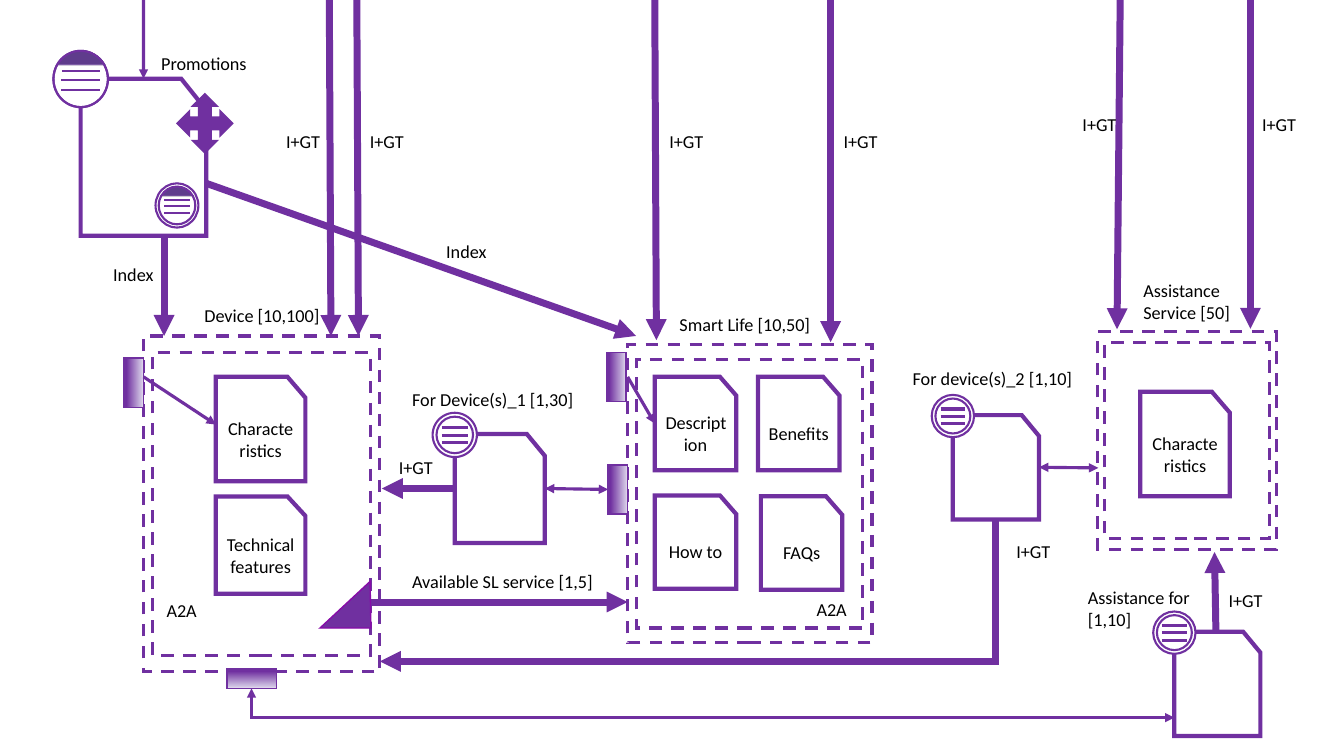
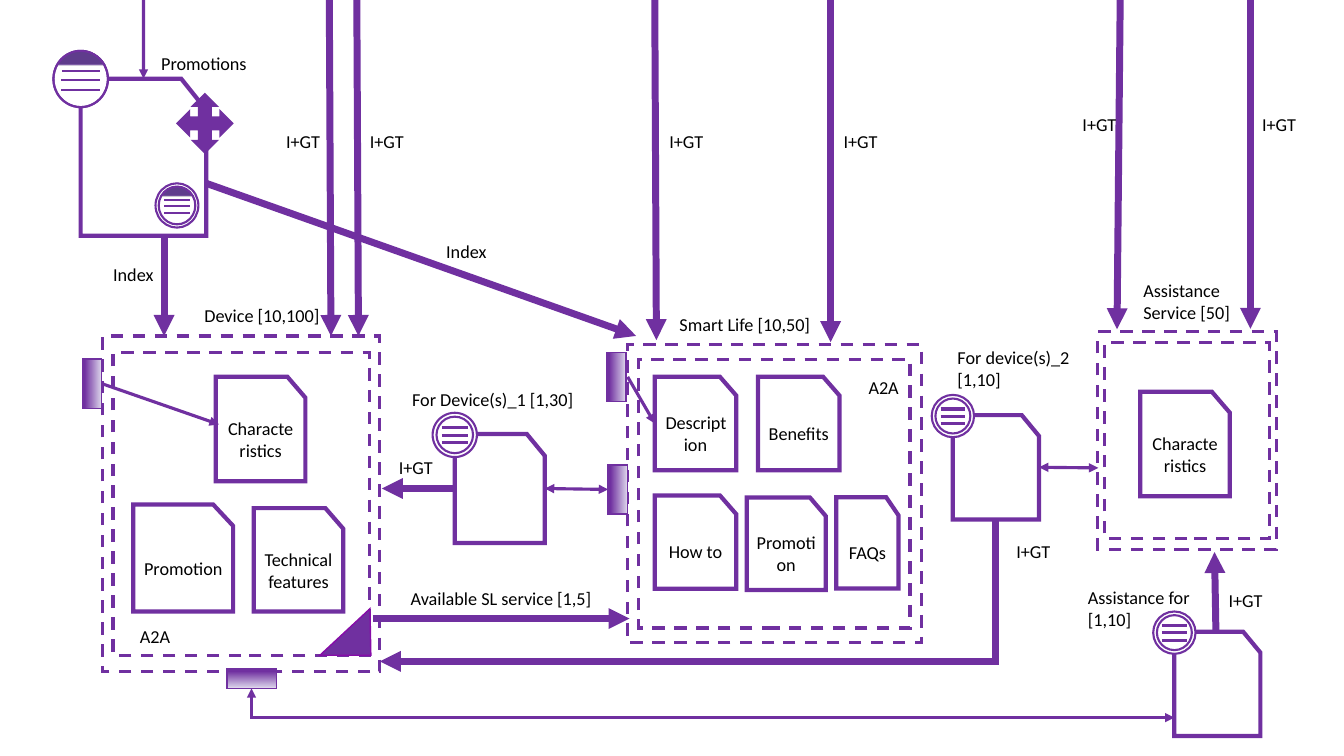
Before and after one commit to AlessandroPozzi/HypermediaProject2016-PozziRomani, a slide deck: slide 7 of Drafts & Material/IDM Models.pptx. Drawn at 1344x756 pixels with LibreOffice and Linux fonts; fonts in the diff are those of the drawing. Boxes give left, top, right and bottom in pixels: in the first picture for what was removed or moved away, otherwise in the second. Text is boxed around its words. In the diff, an @@ line names an element or a change of style, - is before the commit and + after.

Commit message:
Promotions

```diff
--- a/Drafts & Material/IDM Models.pptx
+++ b/Drafts & Material/IDM Models.pptx
@@ rectangle: place and size @@
-rectangle at box(124, 358, 143, 407)
+rectangle at box(83, 359, 102, 408)
@@ rectangle: place and size @@
-rectangle at box(143, 336, 379, 671)
+rectangle at box(103, 336, 380, 671)
@@ rectangle: place and size @@
-rectangle at box(152, 353, 371, 655)
+rectangle at box(113, 353, 369, 655)
@@ rectangle: place and size @@
-rectangle at box(628, 345, 872, 643)
+rectangle at box(628, 345, 922, 643)
@@ rectangle: place and size @@
-rectangle at box(637, 359, 863, 628)
+rectangle at box(639, 359, 910, 628)
@@ text at box(957, 351, 1070, 389): text changed @@
-For device(s)_2 [1,10]
+For device(s)_2
+[1,10]
@@ arrow moved from (143, 377) - (216, 424) to (102, 384) - (219, 424) @@
@@ text "A2A": place and size @@
-text "A2A" at box(817, 604, 847, 616)
+text "A2A" at box(869, 382, 899, 394)
@@ flow chart punched card added at box(133, 504, 233, 611), fill #FFFFFF, outline #7030A0 3 pt, 13 pt, text #000000 @@
+Promotion
@@ flow chart punched card "Technical features": place and size @@
-flow chart punched card "Technical features" at box(216, 497, 306, 595)
+flow chart punched card "Technical features" at box(254, 508, 344, 611)
@@ flow chart punched card added at box(747, 498, 826, 591), fill #FFFFFF, outline #7030A0 3 pt, 13 pt, text #000000 @@
+Promotion
@@ flow chart punched card "FAQs": place and size @@
-flow chart punched card "FAQs" at box(761, 496, 843, 590)
+flow chart punched card "FAQs" at box(837, 497, 899, 589)
@@ text "Available SL service [1,5]": place and size @@
-text "Available SL service [1,5]" at box(412, 574, 593, 591)
+text "Available SL service [1,5]" at box(411, 591, 591, 608)
@@ text "A2A": place and size @@
-text "A2A" at box(167, 605, 197, 617)
+text "A2A" at box(140, 631, 170, 643)
@@ freeform shape: place and size @@
-freeform shape at box(320, 582, 371, 628)
+freeform shape at box(320, 609, 371, 655)
@@ arrow moved from (371, 602) - (628, 602) to (373, 619) - (630, 619) @@
```
Also in this commit, not shown: 11 other files.
